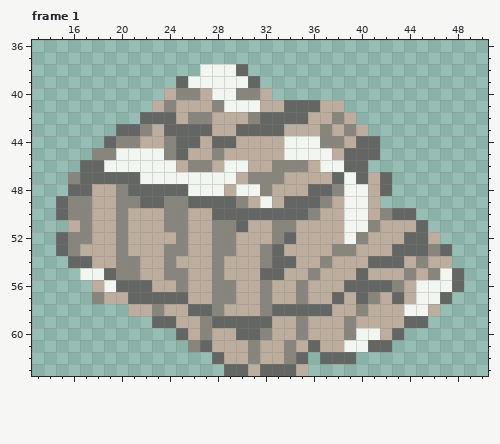
Pixel-art file -- Assets/Sprites/Ground/Ores/Stone/Stone Ore.aseprite. Above: the version before the commit.
64x64 pixels, 5 frames. Shown: frame 1: x 13..50, y 36..63.
After the commit:
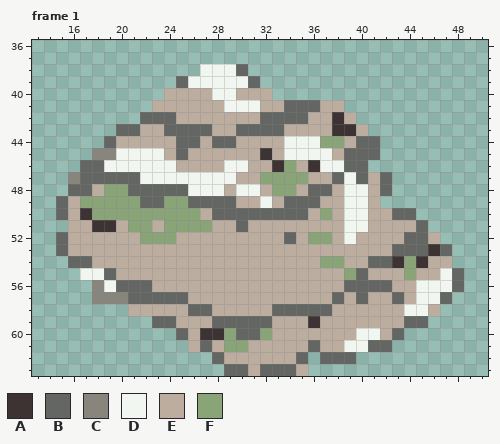
Palette (. is transparent): A #3d3333  B #636663  C #87857c  D #f1f6f0  E #bcad9f  F #89a477
What changed:
Frame 1, layer "Layer 1":
y 40: x 25..26 CC -> EE; x 30..31 CC -> EE
y 41: x 24 C -> E; x 28 C -> E
y 42: x 26..27 CC -> EE; x 31 C -> E; x 38 C -> A
y 43: x 22 C -> E; x 37..39 CEC -> EAA
y 44: x 20..21 CC -> EE; x 24 C -> E; x 37..38 CC -> FF
y 45: x 24 C -> E; x 28 C -> E; x 32 E -> A
y 46: x 26..27 CC -> EE; x 33..36 CCCE -> AFEA
y 47: x 31..35 CCCEE -> EFFFF
y 48: x 19..20 EC -> FF; x 32..34 CEE -> EFF; x 38 C -> E
y 49: x 16..21 CCEECC -> EFFFFF; x 24..25 CC -> FF; x 30 C -> E; x 37 C -> E
y 50: x 16..26 CCEECEEECCE -> EAFFFFFFFFF; x 36..37 CE -> EF; x 42 C -> E
y 51: x 17..22 CEECEE -> EAAEFF; x 24..29 CCEECC -> FFFFEE; x 33..34 CC -> EE; x 41 C -> E
y 52: x 16..17 CC -> EE; x 20 C -> E; x 22..25 EEEC -> FFFE; x 28..29 CC -> EE; x 33 C -> E; x 36..37 EE -> FF; x 40 C -> E
y 53: x 16 C -> E; x 20 C -> E; x 24..25 CC -> EE; x 28..29 CC -> EE; x 32..33 CB -> EE; x 38..39 CC -> EE; x 46 C -> A
y 54: x 20..21 CC -> EE; x 24 C -> E; x 28 C -> E; x 32..34 CBB -> EEE; x 37..38 CE -> FF; x 43..45 BEC -> AFA
y 55: x 20..21 CC -> EE; x 24..25 CC -> EE; x 28 C -> E; x 32..33 BB -> EE; x 36 C -> E; x 39 E -> F; x 44 C -> F; x 46 C -> E
y 56: x 18 E -> C; x 25 C -> E; x 28..29 CC -> EE; x 32 C -> E; x 35 C -> E; x 43 C -> E
y 57: x 19..20 EE -> CC; x 28..29 CC -> EE; x 32 C -> E; x 35 C -> E; x 41 C -> E
y 58: x 23 C -> E; x 28 C -> E; x 32 C -> E; x 40 C -> E
y 59: x 27 C -> E; x 35..36 CE -> EA; x 39 C -> E
y 60: x 27..29 CEE -> AAF; x 32 C -> F; x 35 C -> E; x 39 C -> E
y 61: x 26 C -> E; x 29..31 EEC -> FFE; x 34 C -> E
y 62: x 31 C -> E; x 34 C -> E
